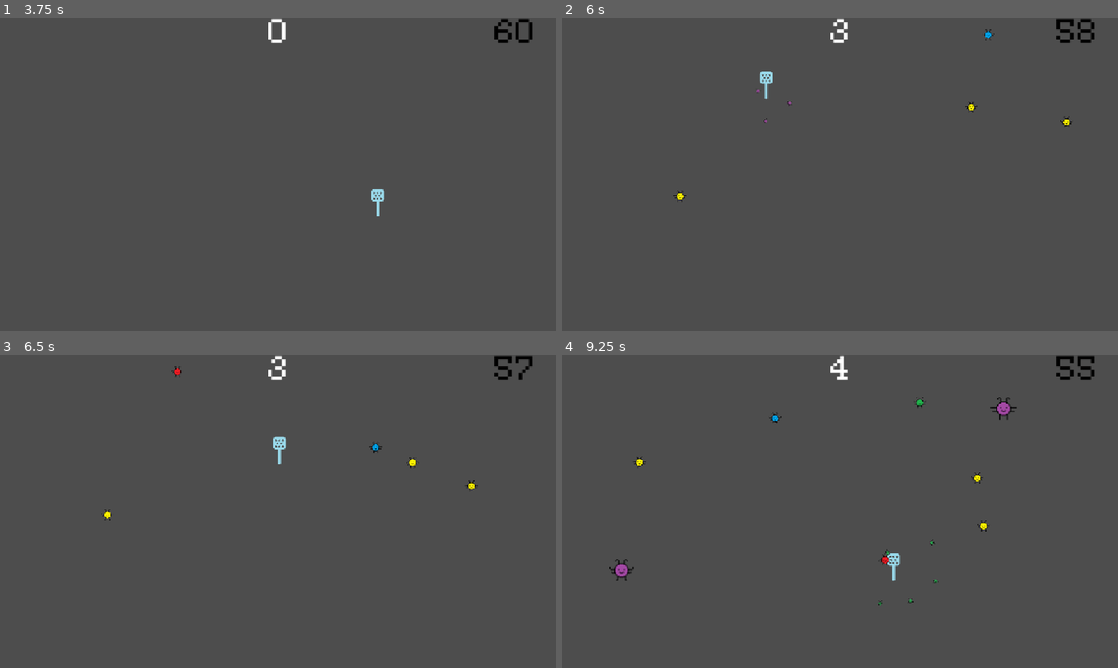
Above: before the commit, frames 1-4 (two rows, left to right).
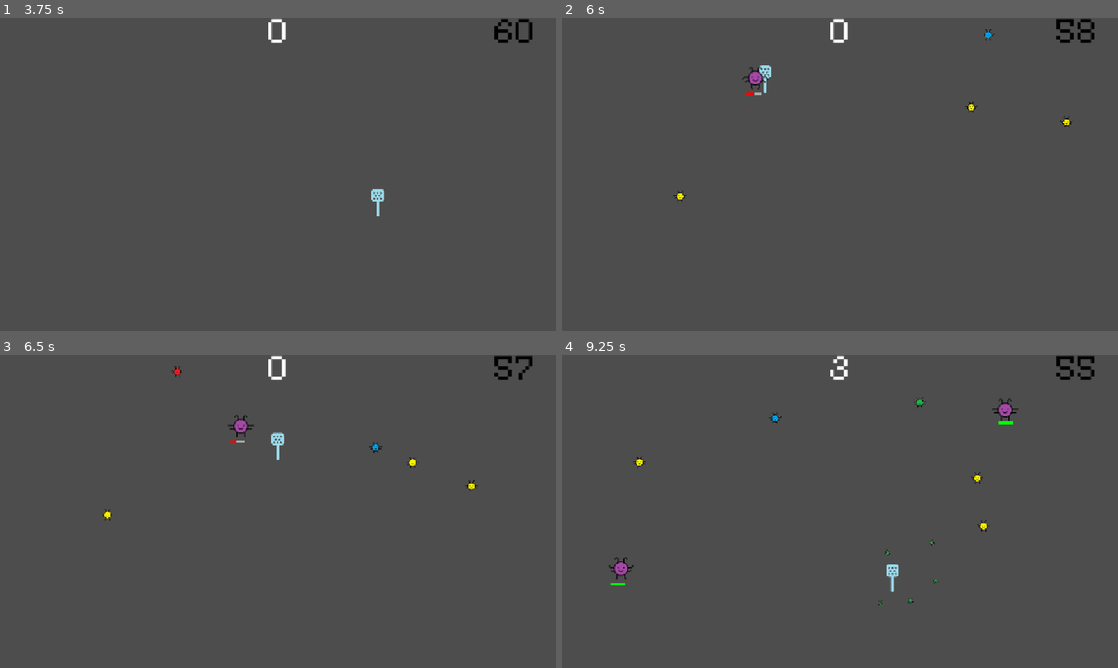
Above: after the commit, the same moments.

Repository: Evenwood/godotgamejame84
Game: Godot game, scene res://gui/title.tscn
Two runs of this game, one before a commit and one after it. Both use one fixed random seed, a clock stepped at 60 frames per second and the inputs below.
Inputs (mouse positions are in pixels of both pictures, inside the frame that each line leads up to):
- Up to frame 1 (3.75 s): click "Start" at 0.5 s; click "Start" at 1.25 s; tap Enter at 2, 3.5 s; move the mouse to (250, 237) at 2.02 s; click (250, 237) at 2.1 s; tap Space at 2.75 s; move the mouse to (444, 221) at 2.77 s; click (444, 221) at 2.85 s; move the mouse to (111, 127) at 3.52 s; click (111, 127) at 3.6 s
- Up to frame 2 (6 s): move the mouse to (867, 174) at 4.27 s; click (867, 174) at 4.35 s; move the mouse to (756, 96) at 5.02 s; click (756, 96) at 5.1 s; move the mouse to (962, 158) at 5.77 s; click (962, 158) at 5.85 s
- Up to frame 3 (6.5 s): no input
- Up to frame 4 (9.25 s): move the mouse to (728, 527) at 6.52 s; click (728, 527) at 6.6 s; move the mouse to (895, 442) at 7.27 s; click (895, 442) at 7.35 s; move the mouse to (812, 574) at 8.02 s; click (812, 574) at 8.1 s; move the mouse to (1006, 558) at 8.77 s; click (1006, 558) at 8.85 s

Frame 1 is identical in both runs. In frame 2, 0.4% of the frame differs, in the area x 32-52%, y 0-34%; in frame 3, 0.3%; in frame 4, 0.7%, in the area x 8-83%, y 0-76%.

Commit message:
HP and damage
Critters now have HP and player inflicts damage.
There is a health bar.
Size boost increase damage by 1.
Chasers have 2 HP.

This needs serious testing - I've been banging through these!

Diff:
--- a/gamejam84/critter/Critter.tscn
+++ b/gamejam84/critter/Critter.tscn
@@ -106,12 +106,11 @@
 }]
 
 [sub_resource type="CircleShape2D" id="CircleShape2D_dbnwe"]
-radius = 7.0
+radius = 9.0
 
 [node name="Critter" type="CharacterBody2D"]
 collision_mask = 0
 script = ExtResource("1_fkld6")
-speed = null
 
 [node name="AnimatedSprite2D" type="AnimatedSprite2D" parent="."]
 position = Vector2(-14, -13)
@@ -119,7 +118,7 @@
 animation = &"chaser"
 
 [node name="CollisionShape2D" type="CollisionShape2D" parent="."]
-position = Vector2(-14, -12)
+position = Vector2(-14, -13)
 shape = SubResource("CircleShape2D_dbnwe")
 
 [node name="VisibleOnScreenNotifier2D" type="VisibleOnScreenNotifier2D" parent="."]
--- a/gamejam84/critter/critter.gd
+++ b/gamejam84/critter/critter.gd
@@ -2,9 +2,15 @@
 
 @onready var animated_sprite = $AnimatedSprite2D
 @export var speed = 200
+@export var HP = 1
+
 var is_alive: bool = true
 var critter_type: String = "forwarder"
 var player
+
+# Health bar
+var health_bar: HealthBar
+var health_bar_offset: Vector2 = Vector2(0, 8)  # Position below critter
 
 # Behavior handler - all movement is delegated to this
 var behavior_handler
@@ -19,19 +25,65 @@
 
 	if behavior_handler:
 		behavior_handler.process_behavior(delta)
-
+	# Update health bar position
+	_update_health_bar_position()
 	move_and_slide()
 
+func _update_health_bar_position():
+	# Get current frame texture to determine sprite size
+	var current_texture = animated_sprite.sprite_frames.get_frame_texture(animated_sprite.animation, animated_sprite.frame)
+	var sprite_height: float = 32.0  # Default fallback
+	var sprite_width: float = 32.0  # Default fallback
+
+	if current_texture:
+		sprite_height = current_texture.get_size().y
+		sprite_width = current_texture.get_size().x
+
+	# Calculate position below the scaled sprite
+	var scaled_height = sprite_height * scale.y
+	var scaled_width = sprite_width * scale.x
+	var critter_bottom = global_position.y
+
+	if health_bar:
+		health_bar.global_position = Vector2(
+			global_position.x - (scaled_width / 2) - (health_bar.size.x / 2),
+			critter_bottom + 5
+		)
+
 func _on_visible_on_screen_notifier_2d_screen_exited() -> void:
+	# Clean up health bar when critter exits screen
+	if health_bar:
+		health_bar.queue_free()
 	queue_free()
 
 func setup(type: String, start_position: Vector2, start_radians: float):
 	critter_type = type
 	add_to_group("critters_" + critter_type)
 	speed = randf_range(100.0, 500.0)
-
+	# Set HP based on critter type
+	if critter_type == "chaser":
+		HP = 2
+	else:
+		HP = 1
 	_set_critter_sprite()
 	_create_behavior_handler(type, start_position, start_radians)
+	_create_health_bar()
+
+func _create_health_bar():
+	# Only show health bar if HP > 1
+	if HP <= 1:
+		return
+
+	# Create health bar instance
+	health_bar = preload("res://healthbar/health_bar.tscn").instantiate()
+	get_parent().add_child(health_bar)  # Add to same parent as critter
+
+	# Setup the health bar
+	health_bar.setup(HP)
+	health_bar.global_position = Vector2(
+		global_position.x - (health_bar.size.x / 2),  # Center horizontally
+		global_position.y + health_bar_offset.y       # Position below
+	)
 
 func _set_critter_sprite():
 	if $AnimatedSprite2D.sprite_frames.has_animation(critter_type):
@@ -62,14 +114,27 @@
 
 	behavior_handler.setup(self, start_position, start_radians)
 
-func get_swatted():
-	if not is_alive:
+func get_swatted(damage):
+	if HP <= 0:
 		return
 
-	print("Critter got swatted!")
-	is_alive = false
+	HP -= damage
+
+	# Update health bar
+	if health_bar:
+		health_bar.update_health(HP)
+
+	if HP <= 0:
+		_die()
+
+func _die():
 	_create_critter_particles()
 	animated_sprite.visible = false
+
+	# Remove health bar
+	if health_bar:
+		health_bar.queue_free()
+		health_bar = null
 
 func _create_critter_particles():
 	var piece_count = randi_range(3, 8)
--- /dev/null
+++ b/gamejam84/healthbar/health_bar.gd
@@ -0,0 +1,83 @@
+extends Control
+class_name HealthBar
+
+# Settings
+@export var segment_width: float = 15.0
+@export var segment_height: float = 5.0
+@export var segment_spacing: float = 1.0
+@export var full_color: Color = Color.GREEN
+@export var damaged_color: Color = Color.RED
+@export var empty_color: Color = Color.DARK_GRAY
+
+var max_hp: int = 1
+var current_hp: int = 1
+var segments: Array[ColorRect] = []
+
+func _ready():
+	# This will be called when the health bar is first created
+	pass
+
+func setup(maximum_health: int):
+	max_hp = maximum_health
+	current_hp = maximum_health
+	_create_segments()
+
+func _create_segments():
+	# Clear existing segments
+	for segment in segments:
+		segment.queue_free()
+	segments.clear()
+
+	# Calculate total width needed
+	var total_width = (segment_width * max_hp) + (segment_spacing * (max_hp - 1))
+
+	# Create container
+	var hbox = HBoxContainer.new()
+	hbox.add_theme_constant_override("separation", segment_spacing)
+	add_child(hbox)
+
+	# Create individual segments
+	for i in range(max_hp):
+		var segment = ColorRect.new()
+		segment.size = Vector2(segment_width, segment_height)
+		segment.custom_minimum_size = Vector2(segment_width, segment_height)
+		segment.color = full_color
+
+		hbox.add_child(segment)
+		segments.append(segment)
+
+	# Center the health bar
+	size = Vector2(total_width, segment_height)
+	pivot_offset = size / 2
+
+func update_health(new_hp: int):
+	current_hp = clamp(new_hp, 0, max_hp)
+	_update_segment_colors()
+
+func _update_segment_colors():
+	var half_health = max_hp / 2.0
+
+	for i in range(segments.size()):
+		if i < current_hp:
+			# Segment is still active
+			if current_hp > half_health:
+				# Above half health - use full color
+				segments[i].color = full_color
+			else:
+				# At or below half health - use damaged color
+				segments[i].color = damaged_color
+		else:
+			# Segment is empty
+			segments[i].color = empty_color
+
+func take_damage(damage: int):
+	update_health(current_hp - damage)
+
+func heal(amount: int):
+	update_health(current_hp + amount)
+
+func get_current_hp() -> int:
+	return current_hp
+
+func is_dead() -> bool:
+	return current_hp <= 0
--- /dev/null
+++ b/gamejam84/healthbar/health_bar.tscn
@@ -0,0 +1,10 @@
+[gd_scene load_steps=2 format=3 uid="uid://cnpcx1yw2n8om"]
+
+[ext_resource type="Script" uid="uid://yy2qqvh1dvob" path="res://healthbar/health_bar.gd" id="1_c1n7k"]
+
+[node name="HealthBar" type="Control"]
+layout_mode = 3
+anchors_preset = 0
+offset_right = 40.0
+offset_bottom = 40.0
+script = ExtResource("1_c1n7k")
--- a/gamejam84/main.gd
+++ b/gamejam84/main.gd
@@ -11,6 +11,8 @@
 
 @onready var player = $Player
 @onready var stats = $Stats
+
+var current_swat_has_hit: bool = false
 
 var critter_types = [\
 	"forwarder", "zigzagger", "spiraler", "faker", "chaser",\
@@ -24,6 +26,8 @@
 	if player and player.has_signal("critter_swatted"):
 		player.critter_swatted.connect(_on_critter_swatted)
 		print("Critter connected to player's swat signal")
+	player.swat_started.connect(_on_swat_started)
+	player.smoke_bomb_hit.connect(_on_smoke_bomb_hit)
 
 	$MobTimer.wait_time = Core.MOB_SPAWN_RATE
 
@@ -53,6 +57,9 @@
 	$Player.start($StartPosition.position)
 	$StartTimer.start()
 	game_active = true
+
+func _on_swat_started(start_position: Vector2):
+	current_swat_has_hit = false
 
 func _on_mob_timer_timeout() -> void:
 
@@ -173,35 +180,43 @@
 	if(time >= Core.TIME_LIMIT):
 		process_end_game()
 
-
-
 func _on_start_timer_timeout() -> void:
 	$MobTimer.start()
 	$ScoreTimer.start()
 
-
-func _on_critter_swatted(critter):
-	Core.critters_squished += 1
+func _on_critter_swatted(critter, damage):
+	if current_swat_has_hit:
+		return
+	current_swat_has_hit = true
+
+	_do_swat(critter, damage)
+
+func _on_smoke_bomb_hit(critter, damage):
+	_do_swat(critter, damage)
+
+func _do_swat(critter, damage):
+	critter.get_swatted(damage)
+
+	if critter.HP == 0:
+		Core.critters_squished += 1
+		critter.queue_free()
+		audio_player.play()
+
 	print("SWATTED: ", critter.name);
 	print("Points: " + str(Core.calculate_score()))
 	print("Num Swats: " + str(Core.num_swats))
 	print("Successful Swats: " + str(Core.successful_swats))
 	print("Critters Swatted: " + str(Core.critters_squished))
 	print("Power Ups Collected: " + str(Core.power_ups_collected))
-	audio_player.play()
+
 	#$death_animation.position = critter.position
 	#$death_animation.play()
-	critter.get_swatted()
-	critter.queue_free()
-
 
 func _on_resume_from_pause() -> void:
 	process_pause()
 
-
 func _on_stats_continue_game() -> void:
 	process_continue()
 
-
 func _on_stats_restart_game() -> void:
 	process_restart()
--- a/gamejam84/player/player.gd
+++ b/gamejam84/player/player.gd
@@ -4,15 +4,18 @@
 signal swat_started(start_position: Vector2)
 signal swat_completed(final_position: Vector2)
 signal swat_something(swat_object, swat_point: Vector2)
-signal critter_swatted(critter)
+signal critter_swatted(critter, damage)
 signal player_collided(collision_object, collision_point: Vector2)
 signal powerup_activated(powerup_type: String)
 signal powerup_expired(powerup_type: String)
+signal smoke_bomb_hit(critter, damage)
 
 # Core components - delegate responsibilities
 @onready var movement_handler = PlayerMovement.new()
 @onready var powerup_handler = PlayerPowerups.new()
 @onready var boundary_handler = PlayerBoundaries.new()
+
+@export var damage = 1
 
 var collision_handler: PlayerCollision
 
@@ -47,8 +50,10 @@
 
 	# Forward collision signals
 	collision_handler.player_collided.connect(func(obj, point): player_collided.emit(obj, point))
-	collision_handler.swat_something.connect(func(obj, point): swat_something.emit(obj, point))
-	collision_handler.critter_swatted.connect(func(critter): critter_swatted.emit(critter))
+	collision_handler.swat_something.connect(\
+		func(obj, point): swat_something.emit(obj, point))
+	collision_handler.critter_swatted.connect(\
+		func(critter): critter_swatted.emit(critter, damage))
 	collision_handler.swat_interrupted.connect(_on_swat_interrupted)
 
 func _connect_to_powerups():
--- a/gamejam84/player/player_powerups.gd
+++ b/gamejam84/player/player_powerups.gd
@@ -29,11 +29,13 @@
 func _apply_size_boost(duration: float, multiplier: float):
 	_remove_existing_powerup("size_boost")
 	player.scale = original_scale * multiplier
+	player.damage = 2
 	_create_powerup_timer("size_boost", duration, _remove_size_boost)
 
 func _remove_size_boost():
 	_cleanup_powerup("size_boost")
 	player.scale = original_scale
+	player.damage = 1
 	powerup_expired.emit("size_boost")
 
 func _apply_freeze(duration: float, multiplier: float):
@@ -53,11 +55,17 @@
 			critter_dict.erase(c.name)
 	powerup_expired.emit("freeze")
 
+#func _apply_smoke_bomb(duration: float, multiplier: float):
+#	_remove_existing_powerup("smoke_bomb")
+#	var critters = player.get_tree().get_nodes_in_group("critters")
+#	for c in critters:
+#		player.critter_swatted.emit(c, player.damage)
+#	_create_powerup_timer("smoke_bomb", duration, _remove_smoke_bomb)
 func _apply_smoke_bomb(duration: float, multiplier: float):
 	_remove_existing_powerup("smoke_bomb")
 	var critters = player.get_tree().get_nodes_in_group("critters")
 	for c in critters:
-		player.critter_swatted.emit(c)
+		player.smoke_bomb_hit.emit(c, player.damage)
 	_create_powerup_timer("smoke_bomb", duration, _remove_smoke_bomb)
 
 func _remove_smoke_bomb():
Not shown, added: gamejam84/healthbar/health_bar.gd.uid
